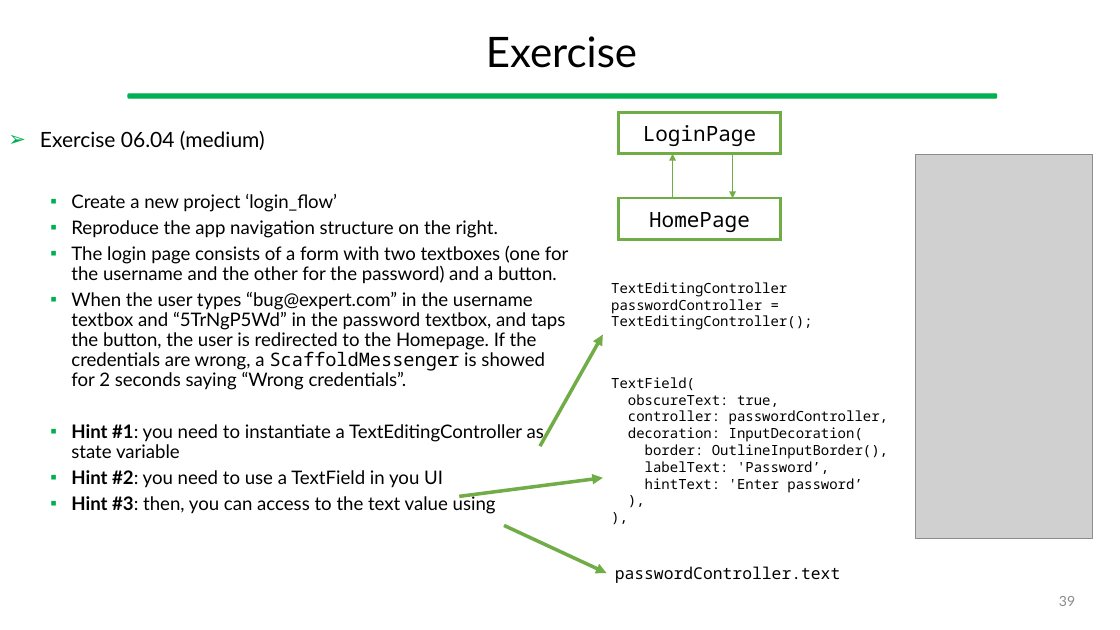
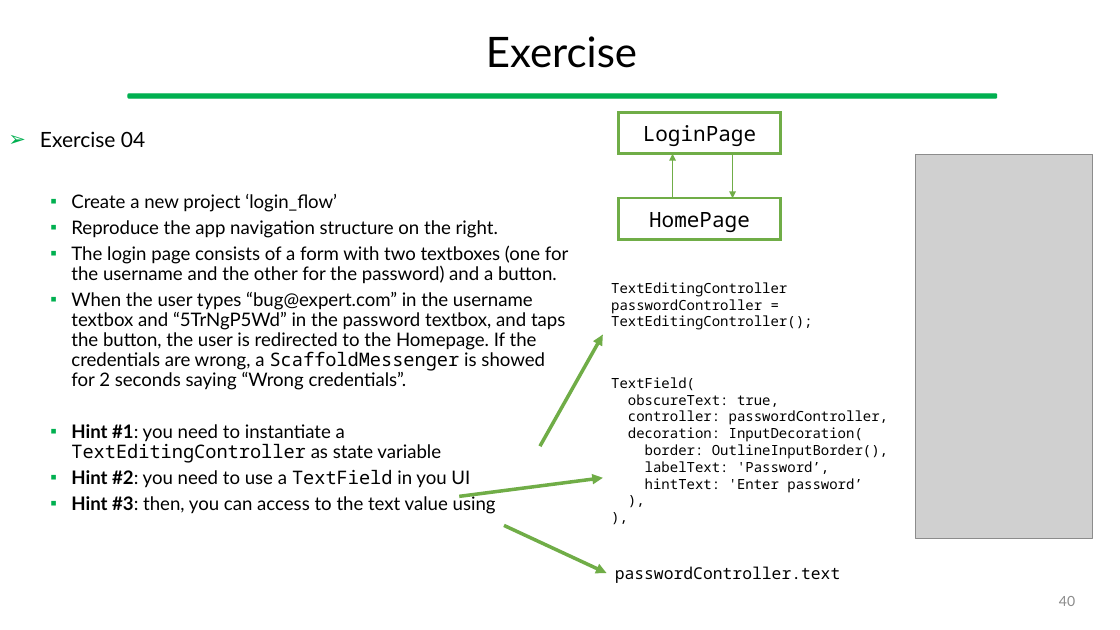
Before and after one commit to gcappon/bwthw, a slide deck: slide 40 of lesson_10-navigation/lesson_10-navigation.pptx (slide 39 before the commit). Drawn at 1120x630 pixels with LibreOffice and Linux fonts; fonts in the diff are those of the drawing; grey boxes stand for pictures. Boxes give left, top, right and bottom in pixels: in the first picture for what was removed or moved away, otherwise in the second. Text is boxed around its words. In the diff, an @@ line names an element or a change of style, - is before the commit and + after.

```diff
--- a/lesson_10-navigation/lesson_10-navigation.pptx
+++ b/lesson_10-navigation/lesson_10-navigation.pptx
@@ text at [40, 131, 145, 147]: text changed @@
-➢ Exercise 06.04 (medium)
+➢ Exercise 04
@@ text at [71, 424, 470, 488]: font Lato to Noto Sans Mono in "TextEditingController", "TextField" @@
@@ page number at [1059, 596, 1075, 606]: text changed @@
-39
+40
```
Also in this commit, not shown: 11 other slides changed, 1 slide added, 29 other files.
